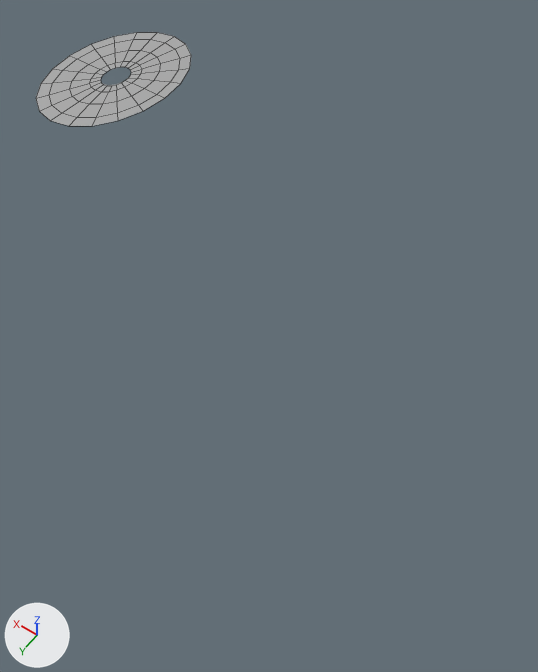
The FBX model Assets/Models/ripple_mesh.fbx: old version first, new version second.
Camera for both pictures: a 50 mm camera at (-65.2, 57.7, 29.7) aimed at (-36.6, 17.6, -33.2). Every picture has the same lights, and +X, +Y and +Z are marked at lower left. The older version comes first. Mesh edges are drawn as thin lines. Where no turn or scale is listed for an object, it has been applied to the vertices.

The older version as bpy lines, for what is in view:
```python
me_mesh = bpy.data.meshes.new('Mesh')
me_mesh.from_pydata(...)  # 100 vertices, 80 faces; spans x -8.2..8.2, y -11.5..11.5, z 0.0
me_mesh.materials.append(mat_standardsurface1)  # grey #aaaaaa
ob_ripple_mesh = bpy.data.objects.new('ripple_mesh', me_mesh)
ob_ripple_mesh.location = (0.0, 0.0, -24.9)
```
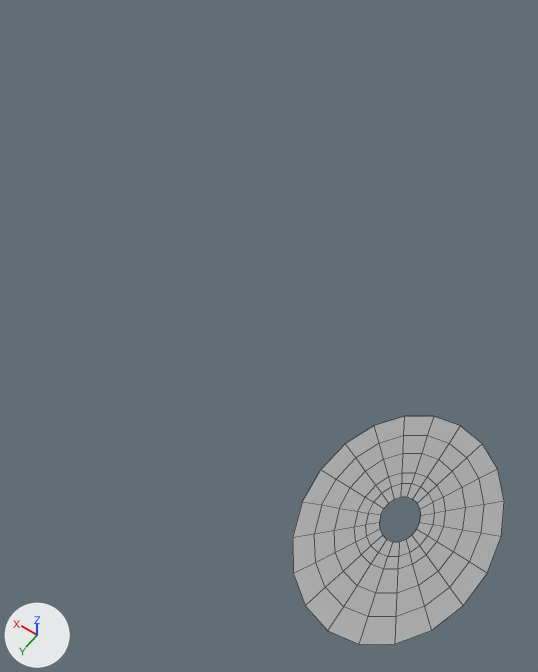
Location of each change, [x1, y1, x2, y2] in pixels of the pictures (538 x 672 px; the box of a moved part takes in the faces that stretch with it):
'ripple_mesh', reshaped, moved (36% wider, 141% taller)
    before: [36, 32, 191, 126]
    after: [293, 416, 504, 644]
part 1 of me_mesh, moved or reshaped
    before: [63, 49, 170, 105]
    after: [322, 453, 481, 593]

The edits, one by one:
me_mesh is used by ob_ripple_mesh; location (0.0, 0.0, -24.9).
me_mesh had 100 vertices, 80 faces and spanned x -8.2..8.2, y -11.5..11.5, z 0.0.
me_mesh now has 120 vertices, 100 faces and spans x -8.2..8.2, y -11.5..11.5, z 0.0.
Part 1, on me_mesh:
24 faces are deleted.
5 vertices in x -1.6..1.6, y -3.8..-3.1, z 0.0 move by (0.0, 0.1, 0.0).
5 vertices in x -1.6..1.6, y 3.1..3.8, z 0.0 move by (0.0, -0.1, 0.0).
42 vertices move from x -6.9..6.9, y -9.6..9.6, z 0.0 to x -6.5..6.5, y -9.2..9.2, z 0.0.
20 vertices are added at x -5.1..5.1, y -4.9..4.9, z 0.0.
44 new faces join them.
Object 'ripple_mesh' (ob_ripple_mesh) moves from (0.0, 0.0, -24.9) to (-58.5, 28.9, -30.7).
